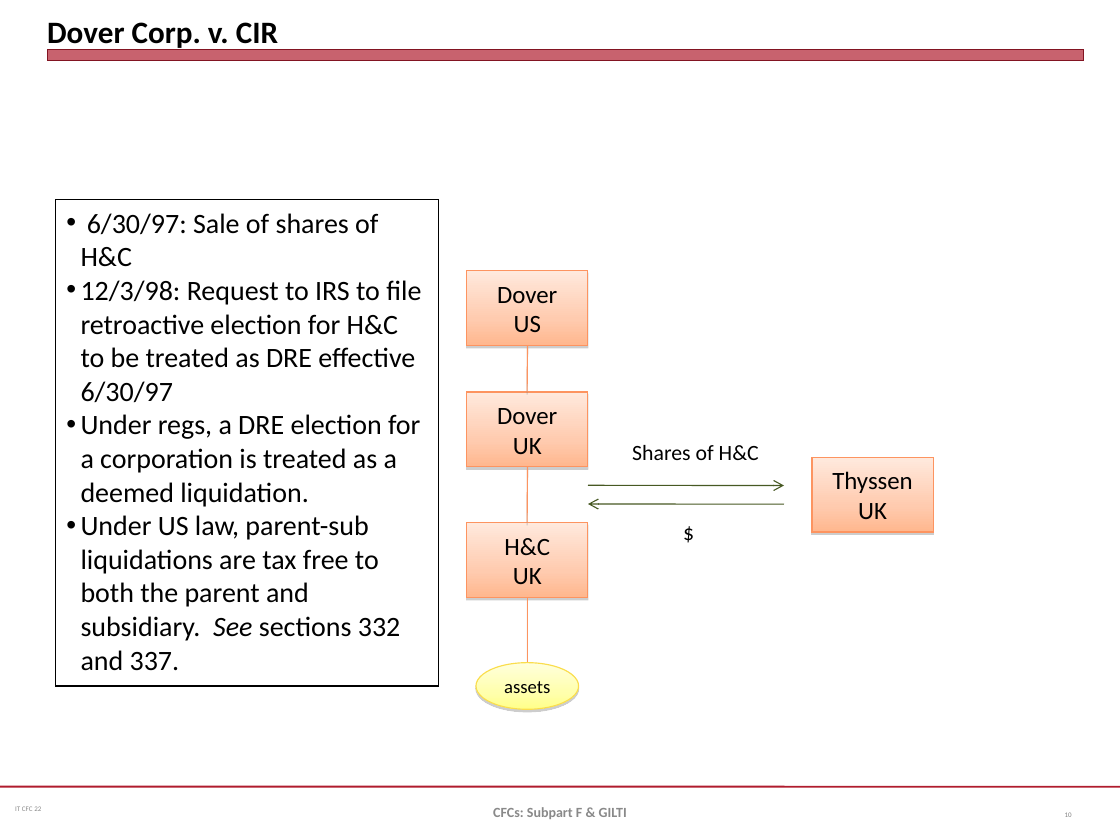
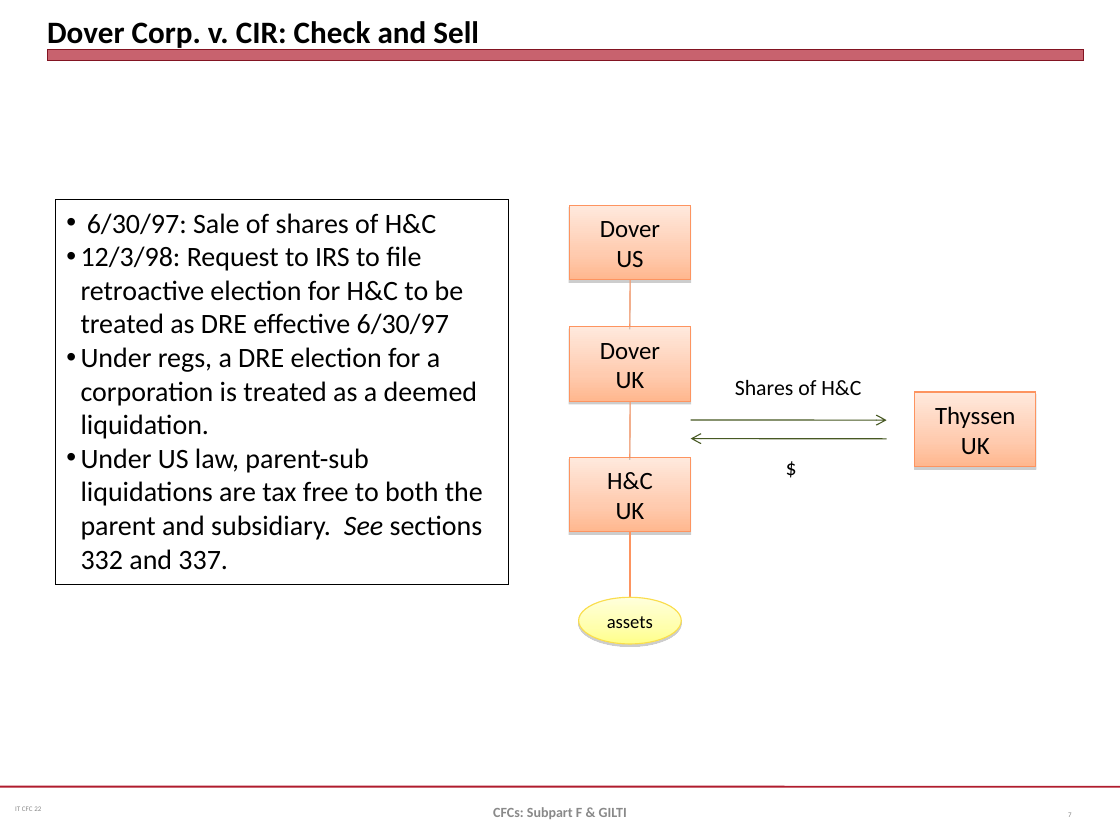
Before and after one commit to jmc877/International-Tax, a slide deck: slide 7 of slides/IT_CFC_22_1.pptx (slide 10 before the commit). Drawn at 1120x840 pixels with LibreOffice and Linux fonts; fonts in the diff are those of the drawing. Boxes give left, top, right and bottom in pixels: in the first picture for what was removed or moved away, otherwise in the second. Text is boxed around its words. In the diff, an @@ line names an element or a change of style, - is before the commit and + after.

```diff
--- a/slides/IT_CFC_22_1.pptx
+++ b/slides/IT_CFC_22_1.pptx
@@ title at bbox=[47, 21, 479, 51]: text changed @@
-Dover Corp. v. CIR
+Dover Corp. v. CIR: Check and Sell
@@ rectangle "6/30/97: Sale of shares of ...": place and size @@
-rectangle "6/30/97: Sale of shares of ..." at bbox=[56, 199, 439, 685]
+rectangle "6/30/97: Sale of shares of ..." at bbox=[56, 199, 508, 584]
@@ 3 rectangles, 3 lines, 1 text: place and size @@
-3 rectangles, 3 lines, 1 text at bbox=[467, 271, 759, 663]
+3 rectangles, 3 lines, 1 text at bbox=[569, 205, 861, 597]
@@ 2 arrows, 1 rectangle, 1 ellipse, 1 text: place and size @@
-2 arrows, 1 rectangle, 1 ellipse, 1 text at bbox=[476, 457, 933, 710]
+2 arrows, 1 rectangle, 1 ellipse, 1 text at bbox=[579, 392, 1036, 644]
@@ page number at bbox=[1068, 812, 1072, 817]: text changed @@
-10
+7
```
Also in this commit, not shown: 16 other slides changed, 7 slides added, 2 slides removed, 2 other files.
